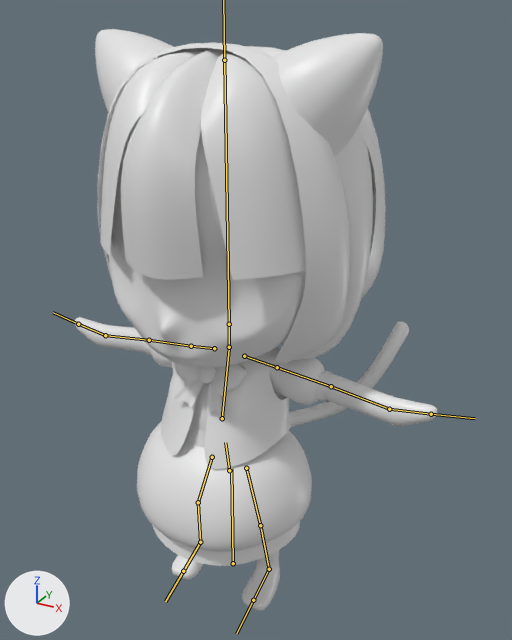
Two versions of the FBX model Assets/Model/モナ.fbx, one commit apart.
The view is the same before and after, from a 50 mm lens placed at (1.48, -2.44, 2.62), pointed at (0.05, 0.16, 1.32). Every picture has the same lights, and +X, +Y and +Z are marked at lower left. The bones that bend it are drawn over the model as lines.

In view in the first picture: 'NURBSパス.010', 'body', 'skirt', '耳'.
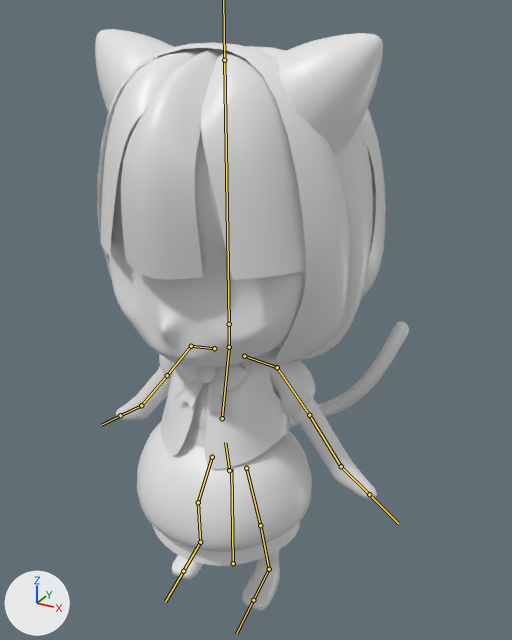
The newer file adds an action. The first version stands in its rest pose; the second is drawn at frame 1 of the action 'アーマチュア|アーマチュアAction'.

Changed parts and their boxes [x1, y1, x2, y2] in the pictures (512 x 640 px):
```json
{"object": "skirt", "change": "posed", "before": [137, 321, 409, 566], "after": [137, 321, 409, 566]}
{"object": "body", "change": "posed", "before": [75, 56, 437, 611], "after": [109, 56, 377, 611], "on screen": "26% narrower"}
{"bone": "upperarm.L", "before": "(277, 367) to (331, 386)", "after": "(277, 367) to (309, 415)"}
{"bone": "upperarm.R", "before": "(191, 346) to (149, 340)", "after": "(191, 346) to (167, 375)"}
```

The change, as JSON lines over the scene's bpy script:
```json
{"block": "bone_upperarm_l", "where": "bone_upperarm_l = bpy.data.objects['アーマチュア'].pose.bones['upperarm.L']  # child of 'shoulder.L'"}
{"op": "set", "path": "bone_upperarm_l.rotation_quaternion", "old": "(1.0, 0.0, 0.0, 0.0)", "new": "(0.924, 0.0, 0.017, -0.382)", "note": "degrees (0, 0, 0) -> degrees (-1, 2, -45)"}
{"block": "bone_upperarm_r", "where": "bone_upperarm_r = bpy.data.objects['アーマチュア'].pose.bones['upperarm.R']  # child of 'shoulder.R'"}
{"op": "set", "path": "bone_upperarm_r.rotation_quaternion", "old": "(1.0, 0.0, 0.0, 0.0)", "new": "(0.924, 0.0, -0.017, 0.382)", "note": "degrees (0, 0, 0) -> degrees (-1, -2, 45)"}
```
